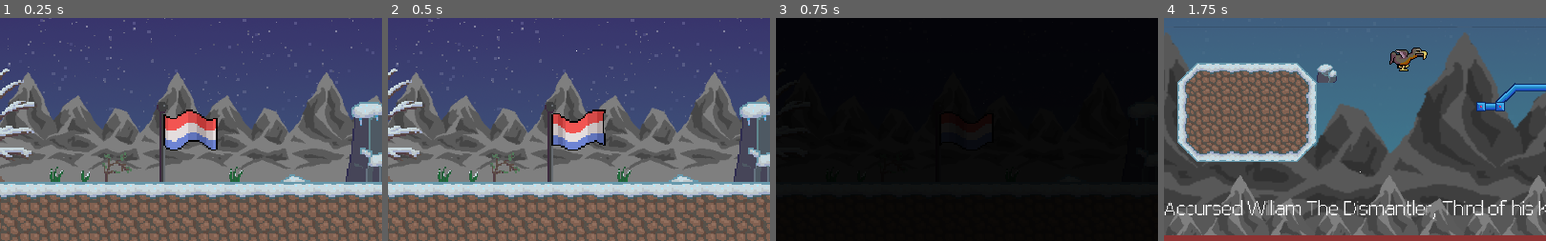
Above: before the commit, frames 1-4 (left to right).
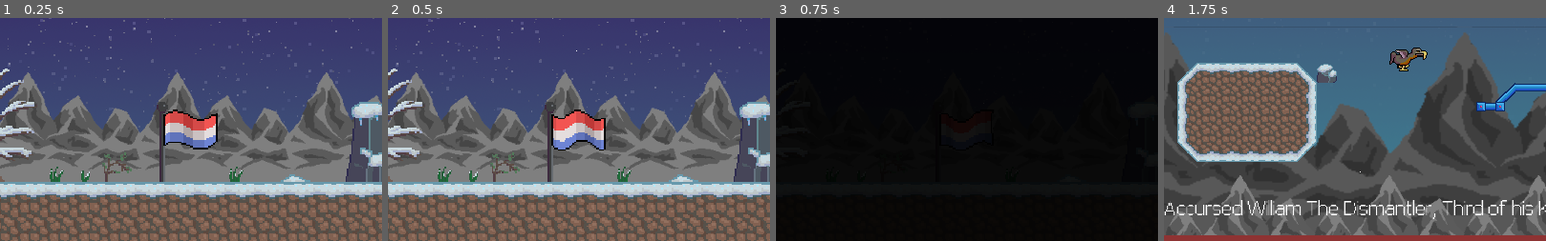
Above: after the commit, the same moments.

Repository: Struckdown/GDQ2021
Game: Godot game, scene res://MainMenu.tscn
The game is run twice, just before and just after one commit, with the same random seed, the same clock (stepped at 60 frames per second) and the same inputs. The engine's default icon, where the game draws it, is replaced by a stand-in: a white triangle on a blue panel in a dark square. Sound files missing from this copy of the repository are replaced by a short silence.
Inputs (mouse positions are % of the whole screen's width and height, from its top left):
- Up to frame 1 (0.25 s): no input
- Up to frame 2 (0.5 s): no input
- Up to frame 3 (0.75 s): click "Play" at 0.5 s
- Up to frame 4 (1.75 s): move the mouse to (72, 45) at 1.27 s; hold D (right) from 1.28 s (still down); tap Shift (dash) at 1.35 s; tap Space (jump) at 1.52 s
The pictures show only the part of the screen within x 26-76%, y 43-93%; the shares and areas given below are measured in that part.

The runs differ from the first frame. In frame 1, 2.0% of the frame differs, in the area x 43-57%, y 41-60%; in frame 2, 1.9%; in frame 3, less than 0.1%; in frame 4, nothing differs.

Commit message:
WIP raining bombs attack

Diff:
--- a/BGM.tscn
+++ b/BGM.tscn
@@ -10,4 +10,5 @@
 
 [node name="Tween" type="Tween" parent="."]
 
+[connection signal="finished" from="." to="." method="_on_BGM_finished"]
 [connection signal="tween_all_completed" from="Tween" to="." method="_on_Tween_tween_all_completed"]
--- a/Environment/MainLevel.tres
+++ b/Environment/MainLevel.tres
@@ -78,61 +78,61 @@
 points = PoolVector2Array( 20, 20, 0, 20, 0, 0, 20, 0 )
 
 [sub_resource type="ConvexPolygonShape2D" id=26]
-points = PoolVector2Array( 20, 20, 0, 20, 0, 0, 20, 0 )
+points = PoolVector2Array( 0, 0, 20, 0, 20, 20, 0, 20 )
 
 [sub_resource type="ConvexPolygonShape2D" id=27]
+points = PoolVector2Array( 0, 0, 20, 0, 0, 20 )
+
+[sub_resource type="ConvexPolygonShape2D" id=28]
+points = PoolVector2Array( 0, 0, 20, 0, 20, 20 )
+
+[sub_resource type="ConvexPolygonShape2D" id=29]
+points = PoolVector2Array( 20, 20, 0, 20, 0, 0, 20, 0 )
+
+[sub_resource type="ConvexPolygonShape2D" id=30]
+points = PoolVector2Array( 0, 0, 0, 0, 20, 20, 0, 20, 0, 0, 0, 20, 0, 0 )
+
+[sub_resource type="ConvexPolygonShape2D" id=31]
+points = PoolVector2Array( 0, 20, 20, 0, 20, 20 )
+
+[sub_resource type="ConvexPolygonShape2D" id=32]
+points = PoolVector2Array( 20, 20, 0, 20, 0, 0, 20, 0 )
+
+[sub_resource type="ConvexPolygonShape2D" id=33]
+points = PoolVector2Array( 20, 20, 0, 20, 0, 0, 20, 0 )
+
+[sub_resource type="ConvexPolygonShape2D" id=34]
 points = PoolVector2Array( 0, 0, 20, 0, 20, 20, 0, 20 )
 
-[sub_resource type="ConvexPolygonShape2D" id=28]
-points = PoolVector2Array( 0, 0, 20, 0, 0, 20 )
-
-[sub_resource type="ConvexPolygonShape2D" id=29]
-points = PoolVector2Array( 0, 0, 20, 0, 20, 20 )
-
-[sub_resource type="ConvexPolygonShape2D" id=30]
-points = PoolVector2Array( 20, 20, 0, 20, 0, 0, 20, 0 )
-
-[sub_resource type="ConvexPolygonShape2D" id=31]
-points = PoolVector2Array( 0, 0, 0, 0, 20, 20, 0, 20, 0, 0, 0, 20, 0, 0 )
-
-[sub_resource type="ConvexPolygonShape2D" id=32]
-points = PoolVector2Array( 0, 20, 20, 0, 20, 20 )
-
-[sub_resource type="ConvexPolygonShape2D" id=33]
-points = PoolVector2Array( 20, 20, 0, 20, 0, 0, 20, 0 )
-
-[sub_resource type="ConvexPolygonShape2D" id=34]
-points = PoolVector2Array( 20, 20, 0, 20, 0, 0, 20, 0 )
-
 [sub_resource type="ConvexPolygonShape2D" id=35]
+points = PoolVector2Array( 20, 20, 0, 20, 0, 0, 20, 0 )
+
+[sub_resource type="ConvexPolygonShape2D" id=36]
+points = PoolVector2Array( 0, 0, 20, 20, 0, 20 )
+
+[sub_resource type="ConvexPolygonShape2D" id=37]
+points = PoolVector2Array( 20, 20, 0, 20, 0, 0, 20, 0 )
+
+[sub_resource type="ConvexPolygonShape2D" id=38]
+points = PoolVector2Array( 20, 20, 0, 20, 0, 10, 20, 10 )
+
+[sub_resource type="ConvexPolygonShape2D" id=39]
+points = PoolVector2Array( 20, 20, 0, 20, 0, 0, 20, 0 )
+
+[sub_resource type="ConvexPolygonShape2D" id=40]
 points = PoolVector2Array( 0, 0, 20, 0, 20, 20, 0, 20 )
 
-[sub_resource type="ConvexPolygonShape2D" id=36]
-points = PoolVector2Array( 20, 20, 0, 20, 0, 0, 20, 0 )
-
-[sub_resource type="ConvexPolygonShape2D" id=37]
+[sub_resource type="ConvexPolygonShape2D" id=41]
+points = PoolVector2Array( 20, 20, 0, 20, 0, 0, 20, 0 )
+
+[sub_resource type="ConvexPolygonShape2D" id=42]
+points = PoolVector2Array( 20, 20, 0, 20, 0, 0, 20, 0 )
+
+[sub_resource type="ConvexPolygonShape2D" id=43]
 points = PoolVector2Array( 0, 0, 20, 20, 0, 20 )
 
-[sub_resource type="ConvexPolygonShape2D" id=38]
-points = PoolVector2Array( 20, 20, 0, 20, 0, 0, 20, 0 )
-
-[sub_resource type="ConvexPolygonShape2D" id=39]
-points = PoolVector2Array( 20, 20, 0, 20, 0, 10, 20, 10 )
-
-[sub_resource type="ConvexPolygonShape2D" id=40]
-points = PoolVector2Array( 20, 20, 0, 20, 0, 0, 20, 0 )
-
-[sub_resource type="ConvexPolygonShape2D" id=41]
-points = PoolVector2Array( 0, 0, 20, 0, 20, 20, 0, 20 )
-
-[sub_resource type="ConvexPolygonShape2D" id=42]
-points = PoolVector2Array( 20, 20, 0, 20, 0, 0, 20, 0 )
-
-[sub_resource type="ConvexPolygonShape2D" id=43]
-points = PoolVector2Array( 20, 20, 0, 20, 0, 0, 20, 0 )
-
 [sub_resource type="ConvexPolygonShape2D" id=44]
-points = PoolVector2Array( 0, 0, 20, 20, 0, 20 )
+points = PoolVector2Array( 20, 10, 0, 10, 0, 0, 20, 0 )
 
 [sub_resource type="ConvexPolygonShape2D" id=45]
 points = PoolVector2Array( 20, 10, 0, 10, 0, 0, 20, 0 )
@@ -141,7 +141,7 @@
 points = PoolVector2Array( 20, 10, 0, 10, 0, 0, 20, 0 )
 
 [sub_resource type="ConvexPolygonShape2D" id=47]
-points = PoolVector2Array( 20, 10, 0, 10, 0, 0, 20, 0 )
+points = PoolVector2Array( 20, 20, 0, 20, 0, 0, 20, 0 )
 
 [resource]
 0/name = "spr_tiles9x23.png 0"
--- a/MainMenu.tscn
+++ b/MainMenu.tscn
@@ -97,7 +97,6 @@
 position = Vector2( 515.958, 429.513 )
 scale = Vector2( 2.20263, 2.14316 )
 frames = SubResource( 5 )
-frame = 1
 playing = true
 
 [node name="GameTerrain" type="TileMap" parent="."]
--- a/Mechs/KillerDutchMech.gd
+++ b/Mechs/KillerDutchMech.gd
@@ -30,23 +30,17 @@
 
 func _on_MissileLauncherTimer_timeout():
 	if state == "missiles":
-		fireMissile()
+		$AnimationTree.get("parameters/playback").travel("FireMissile")
 
 func fireMissile():
 	var l = getClosestLauncherToDodo()
-	$UpperArmL/ArmL/HandL.texture = load("res://art/spr_handspoint.png")
-	$UpperArmR/ArmR/HandR.texture = load("res://art/spr_handspoint.png")
-	yield(get_tree().create_timer(1), "timeout")
 	var m = missile.instance()
 	get_viewport().add_child(m)
 	m.speed *= bossAggressionMultiplier
 	m.global_position = l.global_position
-	m.global_rotation = l.global_rotation
+	m.global_rotation = l.get_angle_to(dodo.global_position)
 	l.get_child(0).emitting = true
-	yield(get_tree().create_timer(0.4), "timeout")
 	$MissileLaunchedSFX.play()
-	$UpperArmL/ArmL/HandL.texture = load("res://art/spr_hands.png")
-	$UpperArmR/ArmR/HandR.texture = load("res://art/spr_hands.png")
 
 
 func takeDamage():
--- a/Mechs/KillerDutchMech.tscn
+++ b/Mechs/KillerDutchMech.tscn
@@ -9,6 +9,7 @@
 [ext_resource path="res://art/spr_smokecloud.png" type="Texture" id=7]
 [ext_resource path="res://SFX/Missile Launch 1.mp3" type="AudioStream" id=8]
 [ext_resource path="res://art/spr_handspointout.png" type="Texture" id=9]
+[ext_resource path="res://art/spr_handspoint.png" type="Texture" id=10]
 
 [sub_resource type="Gradient" id=20]
 offsets = PoolRealArray( 0, 0.523077, 1 )
@@ -220,6 +221,123 @@
 } ]
 }
 
+[sub_resource type="Animation" id=24]
+resource_name = "FireMissile"
+length = 4.0
+tracks/0/type = "value"
+tracks/0/path = NodePath("UpperArmL/ArmL/HandL:rotation_degrees")
+tracks/0/interp = 1
+tracks/0/loop_wrap = true
+tracks/0/imported = false
+tracks/0/enabled = true
+tracks/0/keys = {
+"times": PoolRealArray( 0, 2, 4 ),
+"transitions": PoolRealArray( 1, 1, 1 ),
+"update": 0,
+"values": [ 36.8489, 47.2953, 36.8489 ]
+}
+tracks/1/type = "value"
+tracks/1/path = NodePath("UpperArmL/ArmL:rotation_degrees")
+tracks/1/interp = 1
+tracks/1/loop_wrap = true
+tracks/1/imported = false
+tracks/1/enabled = true
+tracks/1/keys = {
+"times": PoolRealArray( 0, 2, 4 ),
+"transitions": PoolRealArray( 1, 1, 1 ),
+"update": 0,
+"values": [ -406.633, -483.749, -406.633 ]
+}
+tracks/2/type = "value"
+tracks/2/path = NodePath("UpperArmL:rotation_degrees")
+tracks/2/interp = 1
+tracks/2/loop_wrap = true
+tracks/2/imported = false
+tracks/2/enabled = true
+tracks/2/keys = {
+"times": PoolRealArray( 0, 2, 4 ),
+"transitions": PoolRealArray( 1, 1, 1 ),
+"update": 0,
+"values": [ -2.42474, 64.3955, -2.42474 ]
+}
+tracks/3/type = "value"
+tracks/3/path = NodePath("UpperArmR/ArmR/HandR:rotation_degrees")
+tracks/3/interp = 1
+tracks/3/loop_wrap = true
+tracks/3/imported = false
+tracks/3/enabled = true
+tracks/3/keys = {
+"times": PoolRealArray( 0, 2, 4 ),
+"transitions": PoolRealArray( 1, 1, 1 ),
+"update": 0,
+"values": [ -30.8545, -37.1466, -30.8545 ]
+}
+tracks/4/type = "value"
+tracks/4/path = NodePath("UpperArmR/ArmR:rotation_degrees")
+tracks/4/interp = 1
+tracks/4/loop_wrap = true
+tracks/4/imported = false
+tracks/4/enabled = true
+tracks/4/keys = {
+"times": PoolRealArray( 0, 2, 4 ),
+"transitions": PoolRealArray( 1, 1, 1 ),
+"update": 0,
+"values": [ 53.7334, 134.478, 53.7334 ]
+}
+tracks/5/type = "value"
+tracks/5/path = NodePath("UpperArmR:rotation_degrees")
+tracks/5/interp = 1
+tracks/5/loop_wrap = true
+tracks/5/imported = false
+tracks/5/enabled = true
+tracks/5/keys = {
+"times": PoolRealArray( 0, 2, 4 ),
+"transitions": PoolRealArray( 1, 1, 1 ),
+"update": 0,
+"values": [ 2.60472, -71.4747, 2.60472 ]
+}
+tracks/6/type = "value"
+tracks/6/path = NodePath("UpperArmR/ArmR/HandR:texture")
+tracks/6/interp = 1
+tracks/6/loop_wrap = true
+tracks/6/imported = false
+tracks/6/enabled = true
+tracks/6/keys = {
+"times": PoolRealArray( 0, 0.1, 4 ),
+"transitions": PoolRealArray( 1, 1, 1 ),
+"update": 1,
+"values": [ ExtResource( 6 ), ExtResource( 10 ), ExtResource( 6 ) ]
+}
+tracks/7/type = "value"
+tracks/7/path = NodePath("UpperArmL/ArmL/HandL:texture")
+tracks/7/interp = 1
+tracks/7/loop_wrap = true
+tracks/7/imported = false
+tracks/7/enabled = true
+tracks/7/keys = {
+"times": PoolRealArray( 0, 0.1, 4 ),
+"transitions": PoolRealArray( 1, 1, 1 ),
+"update": 1,
+"values": [ ExtResource( 6 ), ExtResource( 10 ), ExtResource( 6 ) ]
+}
+tracks/8/type = "method"
+tracks/8/path = NodePath(".")
+tracks/8/interp = 1
+tracks/8/loop_wrap = true
+tracks/8/imported = false
+tracks/8/enabled = true
+tracks/8/keys = {
+"times": PoolRealArray( 1.2, 3 ),
+"transitions": PoolRealArray( 1, 1 ),
+"values": [ {
+"args": [  ],
+"method": "fireMissile"
+}, {
+"args": [  ],
+"method": "fireMissile"
+} ]
+}
+
 [sub_resource type="Animation" id=6]
 length = 2.4
 tracks/0/type = "value"
@@ -592,6 +710,9 @@
 [sub_resource type="AnimationNodeAnimation" id=16]
 animation = "FireBombsUpwards"
 
+[sub_resource type="AnimationNodeAnimation" id=25]
+animation = "FireMissile"
+
 [sub_resource type="AnimationNodeAnimation" id=9]
 animation = "batLHand"
 
@@ -610,16 +731,24 @@
 switch_mode = 2
 auto_advance = true
 
+[sub_resource type="AnimationNodeStateMachineTransition" id=26]
+
+[sub_resource type="AnimationNodeStateMachineTransition" id=27]
+switch_mode = 2
+auto_advance = true
+
 [sub_resource type="AnimationNodeStateMachine" id=13]
 states/FireBombsUpwards/node = SubResource( 16 )
 states/FireBombsUpwards/position = Vector2( 187.919, 157.492 )
+states/FireMissile/node = SubResource( 25 )
+states/FireMissile/position = Vector2( -88.081, 60.492 )
 states/batLHand/node = SubResource( 9 )
 states/batLHand/position = Vector2( 636, 45 )
 states/rest/node = SubResource( 10 )
 states/rest/position = Vector2( 176, 29 )
-transitions = [ "rest", "batLHand", SubResource( 11 ), "batLHand", "rest", SubResource( 12 ), "rest", "FireBombsUpwards", SubResource( 17 ), "FireBombsUpwards", "rest", SubResource( 18 ) ]
+transitions = [ "rest", "batLHand", SubResource( 11 ), "batLHand", "rest", SubResource( 12 ), "rest", "FireBombsUpwards", SubResource( 17 ), "FireBombsUpwards", "rest", SubResource( 18 ), "rest", "FireMissile", SubResource( 26 ), "FireMissile", "rest", SubResource( 27 ) ]
 start_node = "rest"
-graph_offset = Vector2( -363.081, -100.508 )
+graph_offset = Vector2( -620.673, -35.74 )
 
 [sub_resource type="AnimationNodeStateMachinePlayback" id=14]
 
@@ -651,7 +780,7 @@
 
 [node name="UpperArmL" type="Sprite" parent="."]
 position = Vector2( -116.179, -88.1709 )
-rotation = -0.0320676
+rotation = -0.0111242
 texture = ExtResource( 1 )
 offset = Vector2( 0.826675, 70.6227 )
 hframes = 2
@@ -663,7 +792,7 @@
 
 [node name="ArmL" type="Sprite" parent="UpperArmL"]
 position = Vector2( -0.748195, 137.689 )
-rotation = -7.12227
+rotation = -7.17373
 texture = ExtResource( 1 )
 offset = Vector2( -0.421516, -69.7946 )
 hframes = 2
@@ -673,7 +802,7 @@
 
 [node name="HandL" type="Sprite" parent="UpperArmL/ArmL"]
 position = Vector2( 0.587658, -138.431 )
-rotation = 0.65817
+rotation = 0.688884
 texture = ExtResource( 6 )
 offset = Vector2( 2.26794, -65.4607 )
 hframes = 2
@@ -708,7 +837,7 @@
 
 [node name="UpperArmR" type="Sprite" parent="."]
 position = Vector2( 109.81, -88.1709 )
-rotation = 0.0420349
+rotation = 0.0350362
 texture = ExtResource( 1 )
 offset = Vector2( 0.826675, 70.6227 )
 hframes = 2
@@ -719,7 +848,7 @@
 
 [node name="ArmR" type="Sprite" parent="UpperArmR"]
 position = Vector2( -0.748195, 137.689 )
-rotation = 0.954635
+rotation = 0.988976
 texture = ExtResource( 1 )
 offset = Vector2( -0.421516, -69.7946 )
 hframes = 2
@@ -730,7 +859,7 @@
 
 [node name="HandR" type="Sprite" parent="UpperArmR/ArmR"]
 position = Vector2( 2.1962, -144.387 )
-rotation = -0.5518
+rotation = -0.578943
 texture = ExtResource( 6 )
 offset = Vector2( -5.76402, -58.4693 )
 hframes = 2
@@ -753,6 +882,7 @@
 
 [node name="Position2DFinger" type="Position2D" parent="UpperArmR/ArmR/HandR"]
 position = Vector2( -17.5903, -127.078 )
+rotation = -1.75905
 
 [node name="Particles2D2" type="Particles2D" parent="UpperArmR/ArmR/HandR/Position2DFinger"]
 rotation = -1.5708
@@ -766,6 +896,7 @@
 
 [node name="AnimationPlayer" type="AnimationPlayer" parent="."]
 anims/FireBombsUpwards = SubResource( 15 )
+anims/FireMissile = SubResource( 24 )
 anims/batLHand = SubResource( 6 )
 anims/rest = SubResource( 7 )
 
--- a/Projectiles/BombFake.gd
+++ b/Projectiles/BombFake.gd
@@ -1,6 +1,6 @@
 extends Node2D
 
-var speed = 900
+var speed = 800
 
 # Called when the node enters the scene tree for the first time.
 func _ready():
--- a/Scripts/BGM.gd
+++ b/Scripts/BGM.gd
@@ -42,3 +42,7 @@
 func switchTracks():
 		stream = load(curSong)
 		play()
+
+
+func _on_BGM_finished():
+	play()
Not shown: 1 places in Mechs/KillerDutchMech.tscn that only renumber resources
Not shown, added: art/icon.png.import
